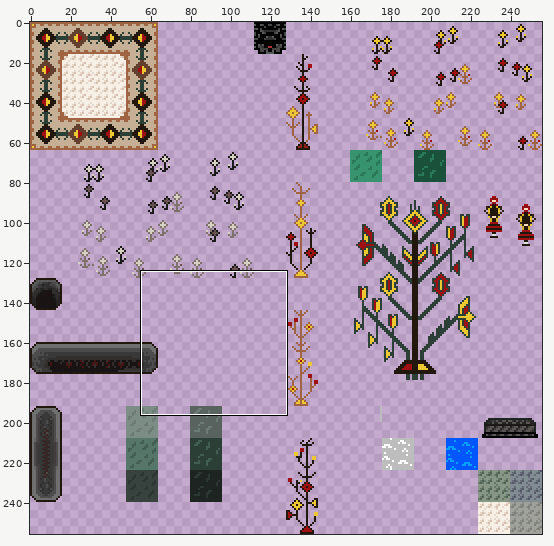
Sprite sheet -- assets/Main Tileset.png. The first picture is a wide view before the edit; the outline marks the close-up.
Close-up. Before:
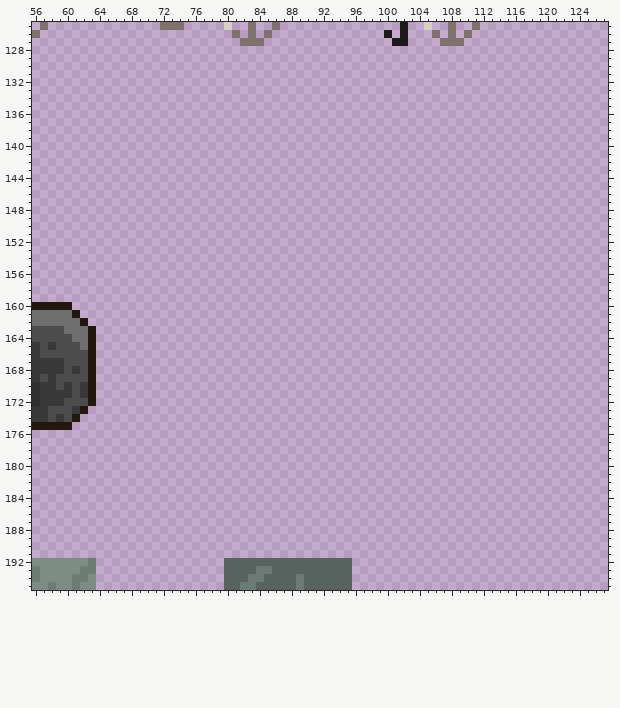
The file is 256x256 pixels. Pixels under 10% opacity are left out. Colours within 5 levels of each other are drawn and written as one. Shown: x 56..127, y 125..195. The commit also changed other parts of the picture, which this record leaves out.
Once edited:
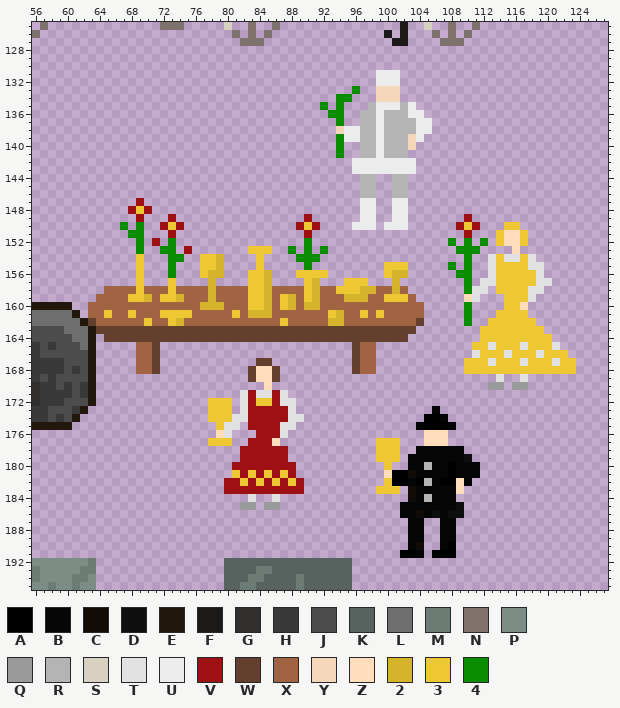
Palette (. is transparent): A #000000  B #060606  C #110c08  D #0f0f0f  E #21170d  F #1c1a18  G #312e2e  H #393939  J #4c4c4c  K #58635f  L #6f6f6f  M #6c7c75  N #7f716c  P #7b8d85  Q #9a9a9a  R #b4b4b4  S #d8d1c1  T #e1e1e1  U #ececec  V #9f1013  W #63402d  X #a06443  Y #f4d7ba  Z #ffddbb  2 #d5b42c  3 #edc832  4 #0a8e00
What changed:
Changed rows in their new state; - is an unchanged pixel.
first column x 63:
131 ------------------------------------UUU----------------------
132 ------------------------------------UUU----------------------
133 ---------------------------------4--YYY----------------------
134 -------------------------------44---YYY----------------------
135 -----------------------------4-4---RUUURU--------------------
136 ------------------------------44--RRURRRUU-------------------
137 -------------------------------4--RRURRRRUU------------------
138 -------------------------------YUURRURRRRUU------------------
139 -------------------------------4UURRURRRYU-------------------
140 -------------------------------4--RRURRRY--------------------
141 -------------------------------4--RRURRR---------------------
142 ---------------------------------UUUUUUUU--------------------
143 ---------------------------------UUUUUUUU--------------------
144 ----------------------------------RR--RR---------------------
145 ----------------------------------RR--RR---------------------
146 ----------------------------------RR--RR---------------------
147 ------V---------------------------UU--UU---------------------
148 -----V3V--------------------------UU--UU---------------------
149 ------V---V----------------V------UU--UU-------V-------------
150 ----4-4--V3V--------------V3V----UUU-UUU------V3V---33-------
151 -----44---V----------------V-------------------V---3ZZ3------
152 ------4-V-4----------------4-----------------4-4-4-3ZZ3------
153 ------4--44-V-------333--4-4-4----------------444----Z-------
154 ------3---44--332----3----444------------------4--T3TT3T-----
155 ------3---4---332----3-----4---------333-----4-4--T3333TT----
156 ------3---4---322---332---3333-------322------44--T33333T----
157 ------3---3----2----332----32---333---2--------4-TT33333TT---
158 --XXXX3XXX3XXXX2XXXX332XXXX32XX33322XX2X-------4TT-3333TT----
159 -XXXX332X332XXX2XXXX332X32X32XXX222XX333X------ZT---333T-----
160 XXXXXXXXXXXXXX222XXX332X32X22XXXXXXXXXXXXX-----4----33Z------
161 XX3XX3XXX3333XXXXX3X222XXXXXXX32XX3X3XXXXX-----4---3333------
162 WXXXXXX3XX32XXXXXXXXXXXX3XXXXX22XXXXXXXXXW-----4--333333-----
163 -WWWWWWWWWWWWWWWWWWWWWWWWWWWWWWWWWWWWWWWW--------33333333----
164 --WWWWWWWWWWWWWWWWWWWWWWWWWWWWWWWWWWWWWW---------333333333---
165 ------XXW------------------------WXX------------33T333T333T--
166 ------XXW------------------------WXX------------T333T333T333-
167 ------XXW------------WW----------WXX-----------333T333T333T33
168 ------XXW-----------WZZW---------WXX-----------33333333333333
169 --------------------WZZW---------------------------T--T------
170 ----------------------Z---------------------------QQ-QQ------
171 -------------------TVTTVT------------------------------------
172 ---------------333-TV33VTT-----------------------------------
173 ---------------333-TVVVVVT-----------------B-----------------
174 ---------------333TTVVVVVTT---------------AAB----------------
175 ----------------3TT-VVVVTT---------------BAAAB---------------
176 ----------------ZT---VVVT-----------------ZZZ----------------
177 ---------------333--VVVZ------------333---ZZZ----------------
178 -------------------VVVVVV-----------333--BBBBBB--------------
179 -------------------VVVVVV-----------333-BBBBBBBD-------------
180 ------------------VVVVVVVV-----------3--BBRBBABBB------------
181 ------------------3V3V3V3V-----------ZAACBBBBABBB------------
182 -----------------VV3V3V3V3V----------3AABARBAAZB-------------
183 -----------------VVVVVVVVVV---------333-CBBBBBZ--------------
184 --------------------T--T----------------CBRBBB---------------
185 -------------------QQ-QQ---------------BBBBBBBD--------------
186 ---------------------------------------BBCBDBDD--------------
187 ----------------------------------------BB--BB---------------
188 ----------------------------------------BB--BB---------------
189 ----------------------------------------BB--BB---------------
190 ----------------------------------------BC--BA---------------
191 ---------------------------------------AAB-AAA---------------
Where, in picture pixels (left, top, right, bottom), the same in both close-ups:
added: (88, 70, 576, 558)
